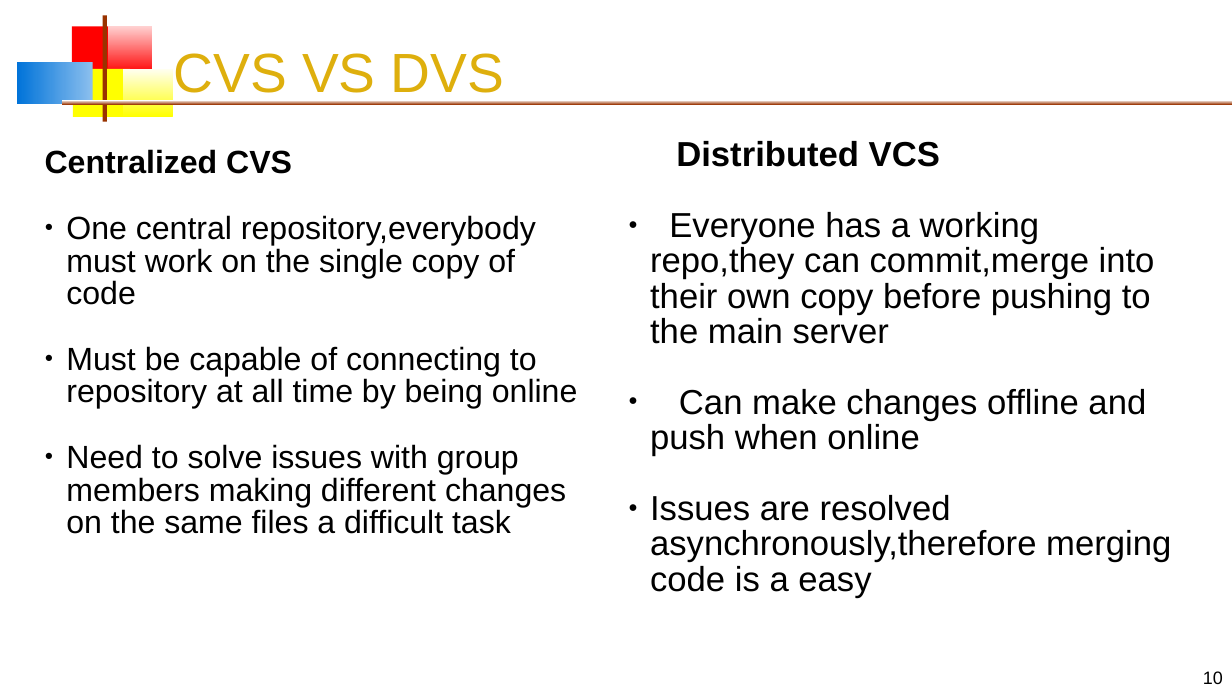
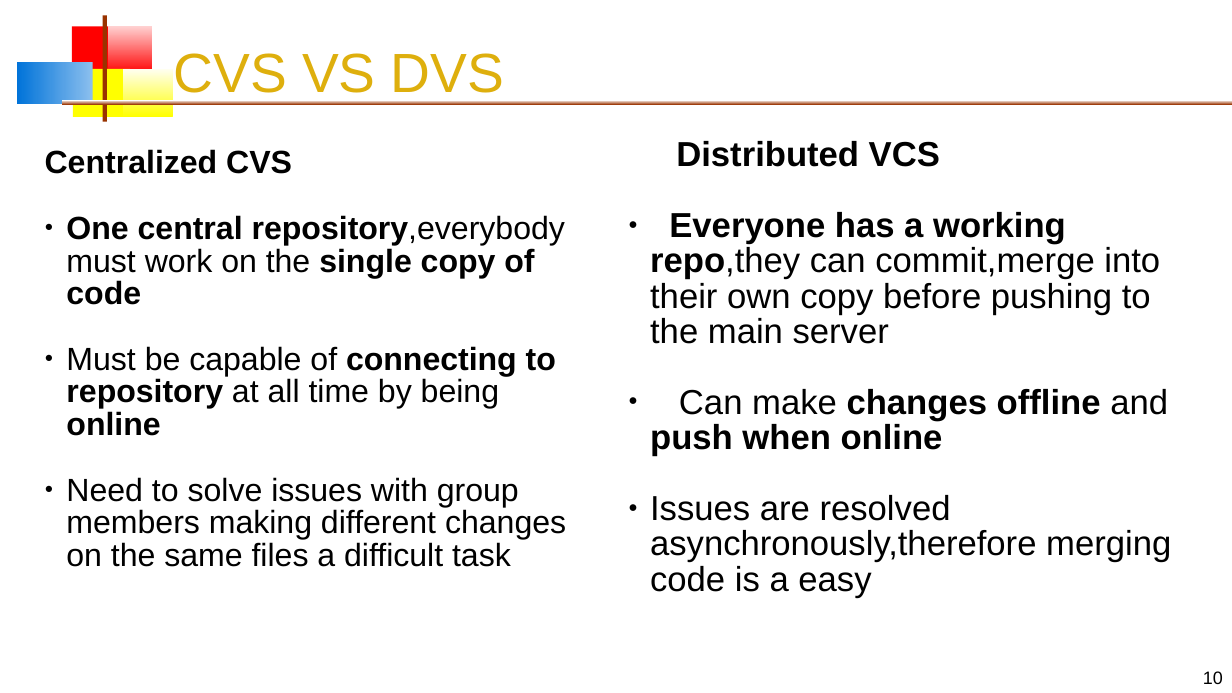
Before and after one commit to Ramprasade10/VersionControlSystem_NSOC, a slide deck: slide 10 of VersionControlSystem.odp. Drawn at 1232x693 pixels with LibreOffice and Linux fonts; fonts in the diff are those of the drawing. Boxes give left, top, right and bottom in pixels: in the first picture for what was removed or moved away, otherwise in the second. Text is boxed around its words. In the diff, an @@ line names an element or a change of style, - is before the commit and + after.

```diff
--- a/VersionControlSystem.odp
+++ b/VersionControlSystem.odp
@@ text at (66, 215, 565, 436): bold on in "One central repository,everybody single copy of code", "connecting to repository online" @@
@@ text at (650, 212, 1168, 456): bold on in "Everyone has a working repo,they", "changes offline push when online" @@
```
Also in this commit, not shown: 5 other slides changed, 1 slide added, 2 slides removed, 1 other file.
